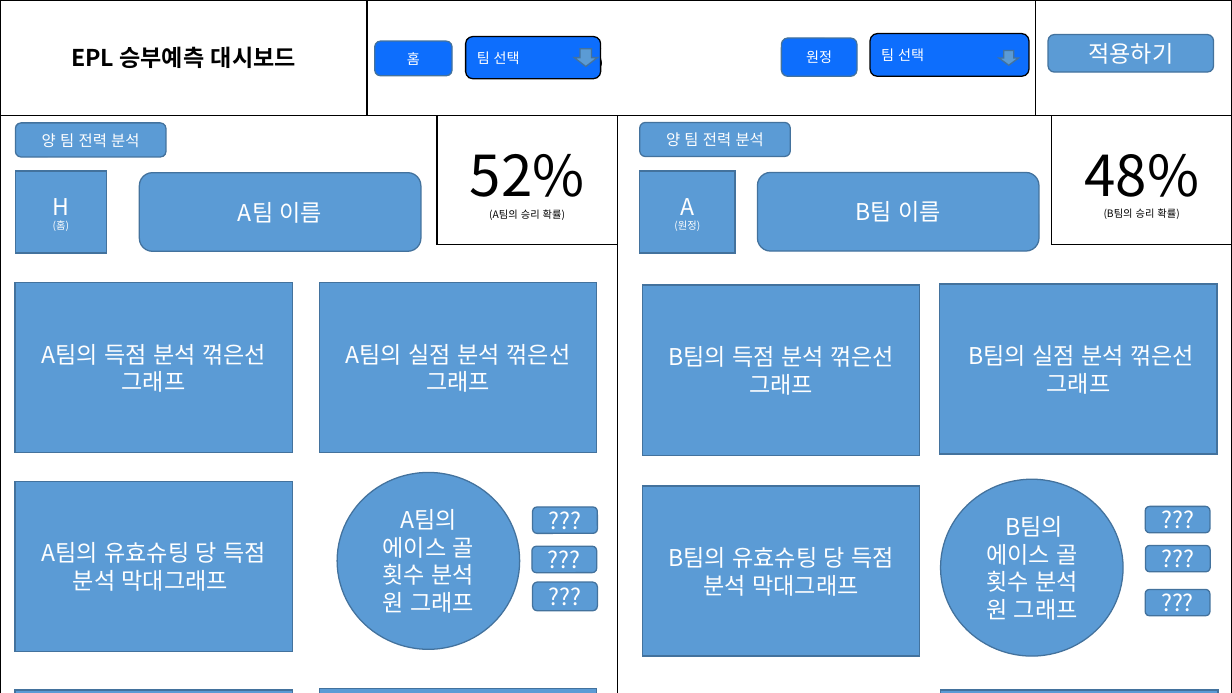
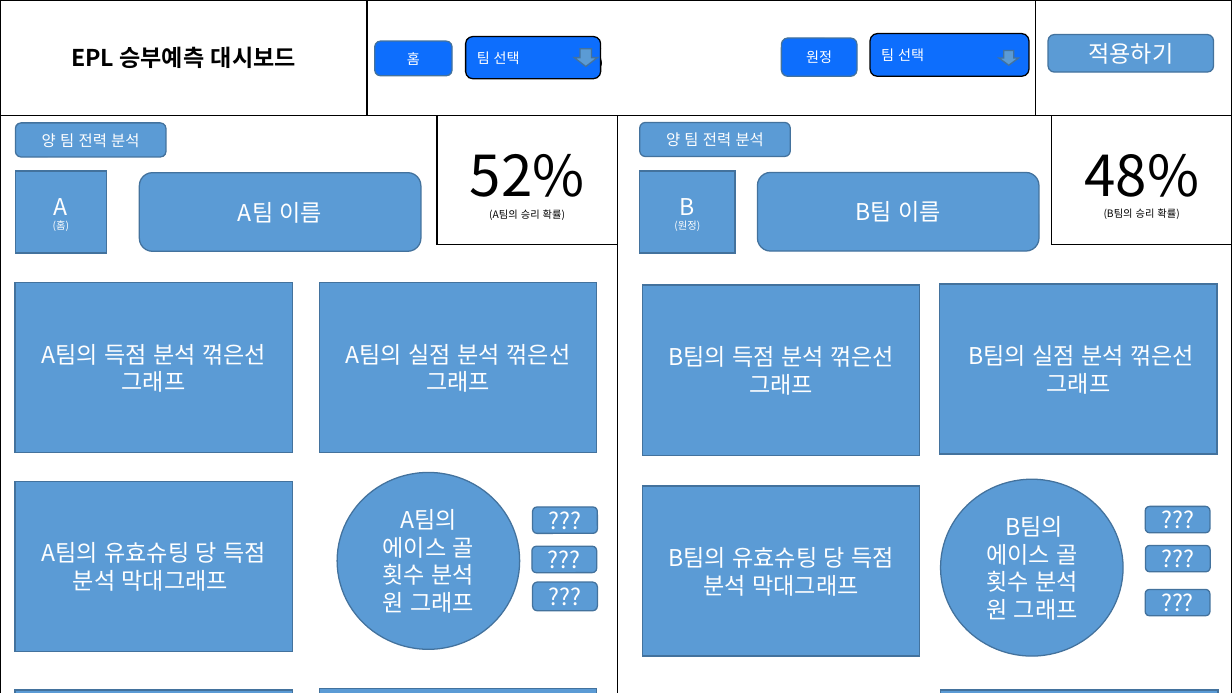
Before and after one commit to cjdrudco/KKC_Python_Project, a slide deck: slide 2 of design.pptx. Drawn at 1232x693 pixels with LibreOffice and Linux fonts; fonts in the diff are those of the drawing. Boxes give left, top, right and bottom in pixels: in the first picture for what was removed or moved away, otherwise in the second. Text is boxed around its words. In the diff, an @@ line names an element or a change of style, - is before the commit and + after.

```diff
--- a/design.pptx
+++ b/design.pptx
@@ text in rectangle at (54,198,68,215): text changed @@
-H
+A
@@ text in rectangle at (680,198,695,215): text changed @@
-A
+B
```
Also in this commit, not shown: 1 other file.
